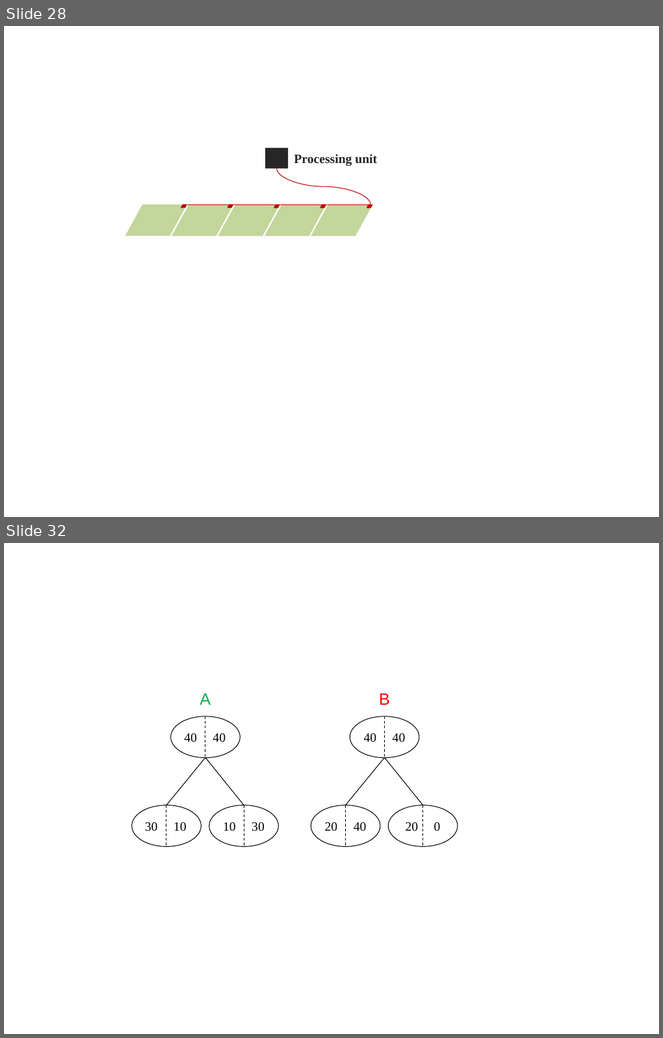
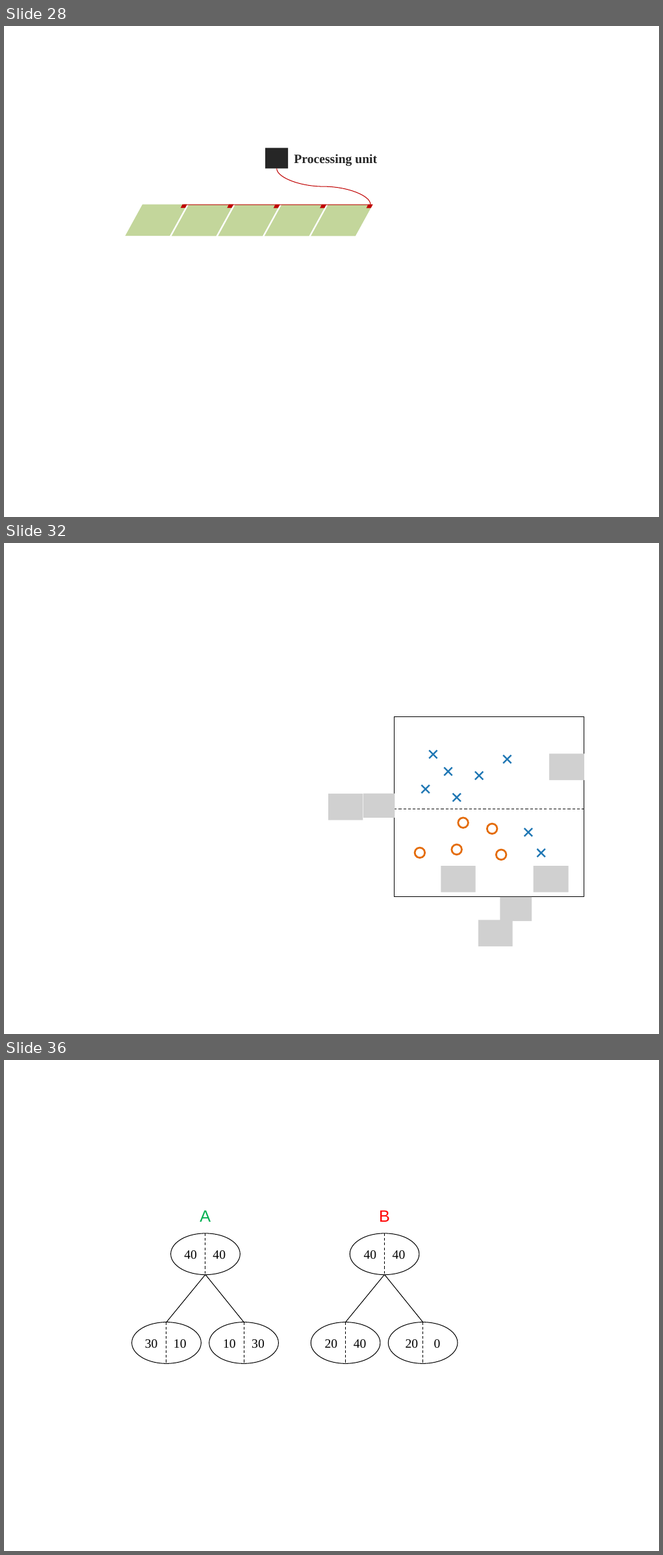
Before and after one commit to lminvielle/soutenance, a slide deck: images/ppt/schemas.pptx. Shown one above the other, each under a label of ours: slides 28 and 32 before the commit, slides 28, 32 and 36 after it; the slides between them are not shown. The pictures are 663x1038 and 663x1555 pixels, drawn with LibreOffice and Linux fonts; fonts in the diff are those of the drawing; grey boxes stand for pictures. Boxes give left, top, right and bottom in pixels: in the first picture for what was removed or moved away, otherwise in the second. Text is boxed around its words. In the diff, an @@ line names an element or a change of style, - is before the commit and + after.

```diff
--- a/images/ppt/schemas.pptx
+++ b/images/ppt/schemas.pptx
@@ slide 32 added at box(4, 543, 659, 1034), background #FFFFFF @@
@@ line added from (394, 717) to (394, 897), #000000 0.75 pt @@
@@ line added from (584, 717) to (394, 717), #000000 0.75 pt @@
@@ line added from (584, 717) to (584, 897), #000000 0.75 pt @@
@@ cross added at box(425, 746, 441, 763), fill #1F77B4 @@
@@ cross added at box(499, 752, 515, 767), fill #1F77B4 @@
@@ picture added at box(549, 754, 584, 780) @@
@@ cross added at box(440, 764, 456, 780), fill #1F77B4 @@
@@ cross added at box(472, 769, 488, 784), fill #1F77B4 @@
@@ picture added at box(328, 794, 363, 820) @@
@@ picture added at box(363, 794, 395, 818) @@
@@ cross added at box(418, 782, 434, 797), fill #1F77B4 @@
@@ cross added at box(449, 790, 466, 806), fill #1F77B4 @@
@@ line added from (394, 809) to (584, 809), #000000 0.75 pt dashed @@
@@ donut added at box(458, 817, 469, 828), fill #E46C0A @@
@@ donut added at box(486, 823, 498, 835), fill #E46C0A @@
@@ cross added at box(521, 824, 537, 841), fill #1F77B4 @@
@@ donut added at box(414, 847, 426, 859), fill #E46C0A @@
@@ donut added at box(451, 844, 463, 856), fill #E46C0A @@
@@ donut added at box(495, 849, 507, 861), fill #E46C0A @@
@@ cross added at box(533, 846, 549, 861), fill #1F77B4 @@
@@ picture added at box(441, 866, 476, 892) @@
@@ picture added at box(533, 866, 568, 892) @@
@@ line added from (584, 897) to (394, 897), #000000 0.75 pt @@
@@ picture added at box(500, 897, 531, 922) @@
@@ picture added at box(478, 921, 512, 947) @@
@@ what was slide 32 is now slide 36 @@
```
Also in this commit, not shown: 3 slides changed, 3 other slides added, 12 other files.
